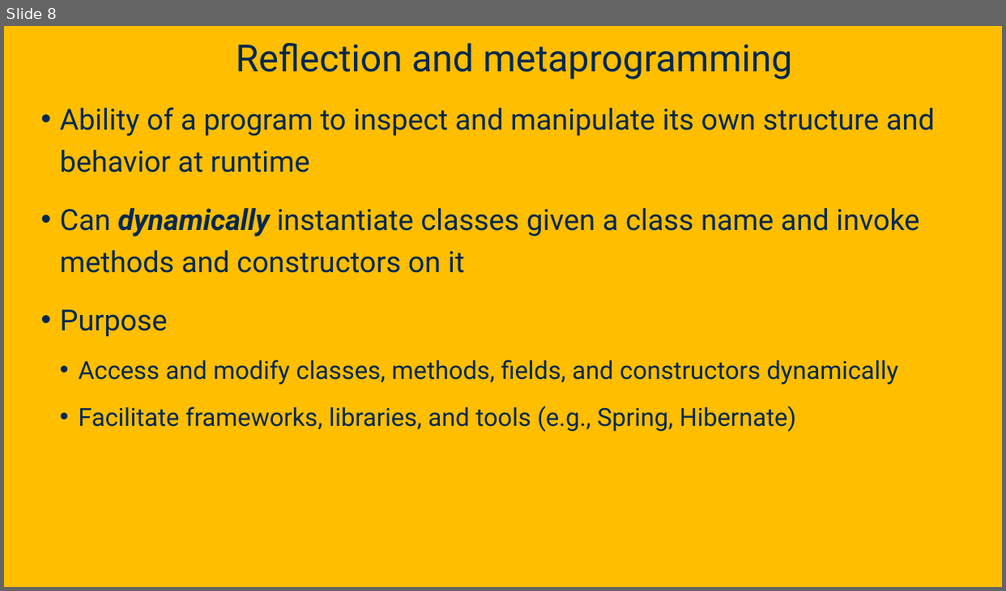
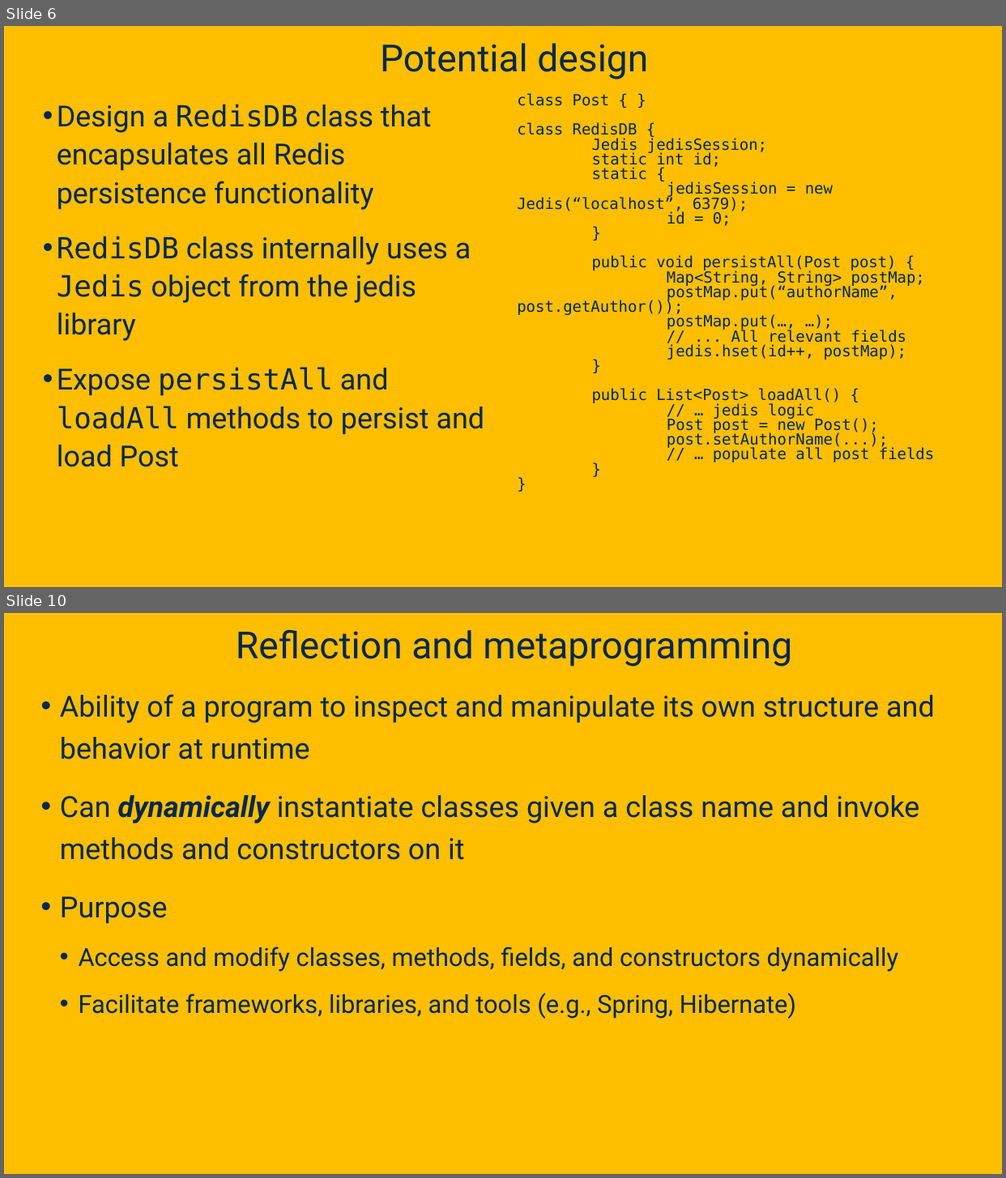
Before and after one commit to davsec-teaching/ECS160-Winter2025, a slide deck: slides/5_annotations_and_reflection.pptx. Shown one above the other, each under a label of ours: slide 8 before the commit, slides 6 and 10 after it; the slides between them are not shown. The pictures are 1006x591 and 1006x1178 pixels, drawn with LibreOffice and Linux fonts; fonts in the diff are those of the drawing; background and template pictures are left out. Boxes give left, top, right and bottom in pixels: in the first picture for what was removed or moved away, otherwise in the second. Text is boxed around its words. In the diff, an @@ line names an element or a change of style, - is before the commit and + after.

```diff
--- a/slides/5_annotations_and_reflection.pptx
+++ b/slides/5_annotations_and_reflection.pptx
@@ slide 6 added at <box>4,26,1002,587</box>, background picture (left out) @@
@@ title added at <box>380,43,648,79</box>, 36 pt, text #022850 @@
+Potential design
@@ text added at <box>517,93,934,463</box>, 14.8 pt, text #022850 @@
+class Post { }
+class RedisDB {
+Jedis jedisSession;
+static int id;
+static {
+jedisSession = new Jedis(“localhost”, 6379);
+id = 0;
+}
+public void persistAll(Post post) {
+Map<String, String> postMap;
+postMap.put(“authorName”, post.getAuthor());
+postMap.put(…, …);
+// ... All relevant fields
+jedis.hset(id++, postMap);
+}
+public List<Post> loadAll() {
+// … jedis logic
+Post post = new Post();
+post.setAuthorName(...);
+// … populate all post fields
+}
+}
@@ text added at <box>57,104,485,467</box>, 28 pt, text #022850 @@
+• Design a RedisDB class that encapsulates all Redis persistence functionality
+• RedisDB class internally uses a Jedis object from the jedis library
+• Expose persistAll and loadAll methods to persist and load Post
@@ what was slide 8 is now slide 10 @@
```
Also in this commit, not shown: 8 slides changed, 17 other slides added, 1 slide removed.
